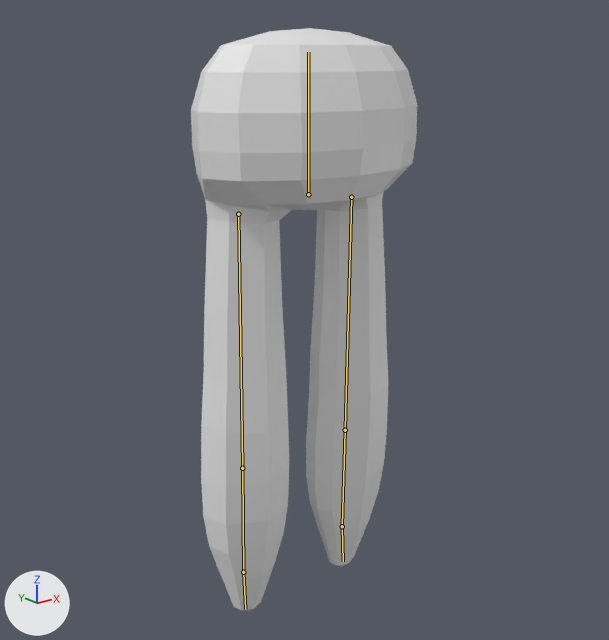
A saved change to the FBX model Assets/Models/tallfresno.fbx.
The view is the same before and after, from a camera (50 mm lens) standing at (-6.83, -8.48, 7.78) and looking at (1.06, 1.39, 3.83). The axes (+X, +Y, +Z) are drawn at lower left. The lights are the same throughout. The bones that change are drawn over the model as lines.
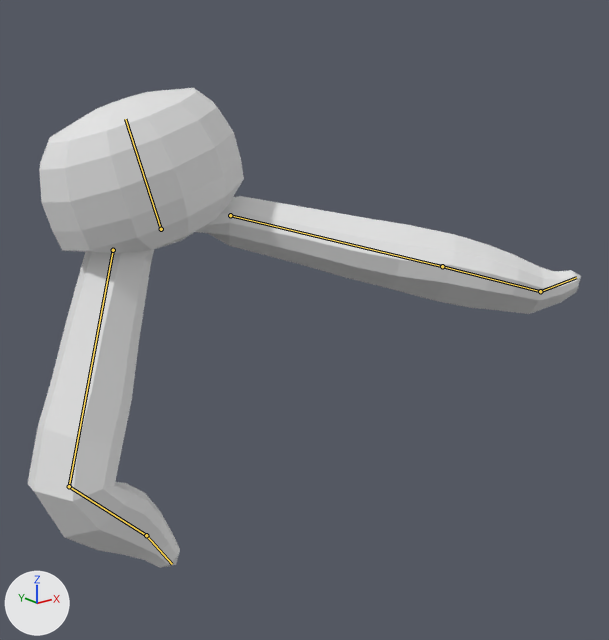
The newer file adds an action. The first version stands in its rest pose; the second is drawn at frame 46 of the action 'Armature.001Action.004'.

What differs and where, as boxes (x1, y1, x2, y2) in the pictures (609 x 640 px):
'Sphere.001', posed (144% wider, 18% shorter)
    before: (191, 28, 417, 611)
    after: (28, 88, 581, 568)
bone 'Bone', root to tip
    before: (351, 197) to (345, 430)
    after: (230, 215) to (442, 266)
bone 'Bone.001', root to tip
    before: (345, 430) to (342, 526)
    after: (442, 266) to (540, 291)
bone 'Bone.002', root to tip
    before: (342, 526) to (343, 561)
    after: (540, 291) to (576, 277)
bone 'Bone.003', root to tip
    before: (238, 214) to (242, 468)
    after: (113, 250) to (69, 486)
bone 'Bone.004', root to tip
    before: (242, 468) to (243, 572)
    after: (69, 486) to (146, 535)
bone 'Bone.005', root to tip
    before: (243, 572) to (245, 609)
    after: (146, 535) to (172, 564)
bone 'Bone.006', root to tip
    before: (308, 194) to (308, 52)
    after: (161, 229) to (125, 119)

The edits, one by one:
Bone 'Bone' (bone_bone) moves from (0.0, 0.0, 0.0) to (-0.13, 0.72, 2.82).
Bone 'Bone' (bone_bone) turns from (0, 0, 0) to (-75, -43, -5) degrees about its own x, y and z.
Bone 'Bone.001' (bone_bone_001) turns from (0, 0, 0) to (-3, -13, 7) degrees about its own x, y and z.
Bone 'Bone.002' (bone_bone_002) turns from (0, 0, 0) to (-32, 0, 0) degrees about its own x, y and z.
Bone 'Bone.003' (bone_bone_003) moves from (0.0, 0.0, 0.0) to (-0.33, 1.0, 2.89).
Bone 'Bone.003' (bone_bone_003) turns from (0, 0, 0) to (-17, 28, 15) degrees about its own x, y and z.
Bone 'Bone.004' (bone_bone_004) turns from (0, 0, 0) to (-31, 23, 50) degrees about its own x, y and z.
Bone 'Bone.005' (bone_bone_005) turns from (0, 0, 0) to (-24, 0, 0) degrees about its own x, y and z.
Bone 'Bone.006' (bone_bone_006) moves from (0.0, 0.0, 0.0) to (-0.49, -0.86, -3.04).
Bone 'Bone.006' (bone_bone_006) turns from (0, 0, 0) to (0, 0, 16) degrees about its own x, y and z.
